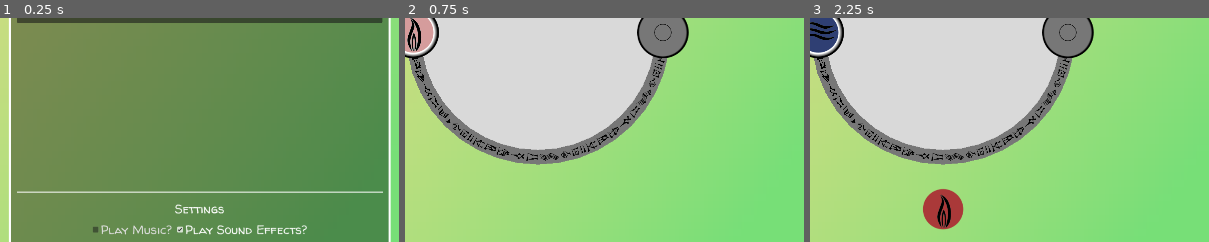
Above: before the commit, frames 1-3 (left to right).
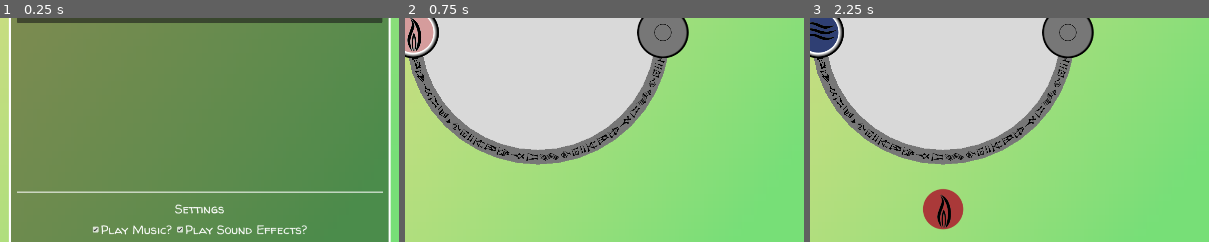
Above: after the commit, the same moments.

Repository: jwodicka/LD55
Game: Godot game, scene res://game_shell.tscn
The game is run twice, just before and just after one commit, with the same random seed, the same clock (stepped at 60 frames per second) and the same inputs.
Inputs:
- Up to frame 1 (0.25 s): no input
- Up to frame 2 (0.75 s): click "Lesson 1" at 0.5 s
- Up to frame 3 (2.25 s): click "Back" at 1.25 s; click "Lesson 2" at 2 s
The pictures show only the part of the screen within x 50-100%, y 47-97%; the shares and areas given below are measured in that part.

The runs differ from the first frame. In frame 1, 0.2% of the frame differs, in the area x 23-43%, y 92-97%; in frame 2, nothing differs; in frame 3, nothing differs.

Commit message:
Music on by default

Diff:
--- a/main_menu.tscn
+++ b/main_menu.tscn
@@ -177,6 +177,7 @@
 
 [node name="MusicCheckBox" type="CheckBox" parent="VBoxContainer/HBoxContainer/MarginContainer/Panel/MarginContainer/VBoxContainer/PanelContainer/VBoxContainer/FlowContainer"]
 layout_mode = 2
+button_pressed = true
 text = "Play Music?"
 
 [node name="SFXCheckBox" type="CheckBox" parent="VBoxContainer/HBoxContainer/MarginContainer/Panel/MarginContainer/VBoxContainer/PanelContainer/VBoxContainer/FlowContainer"]
